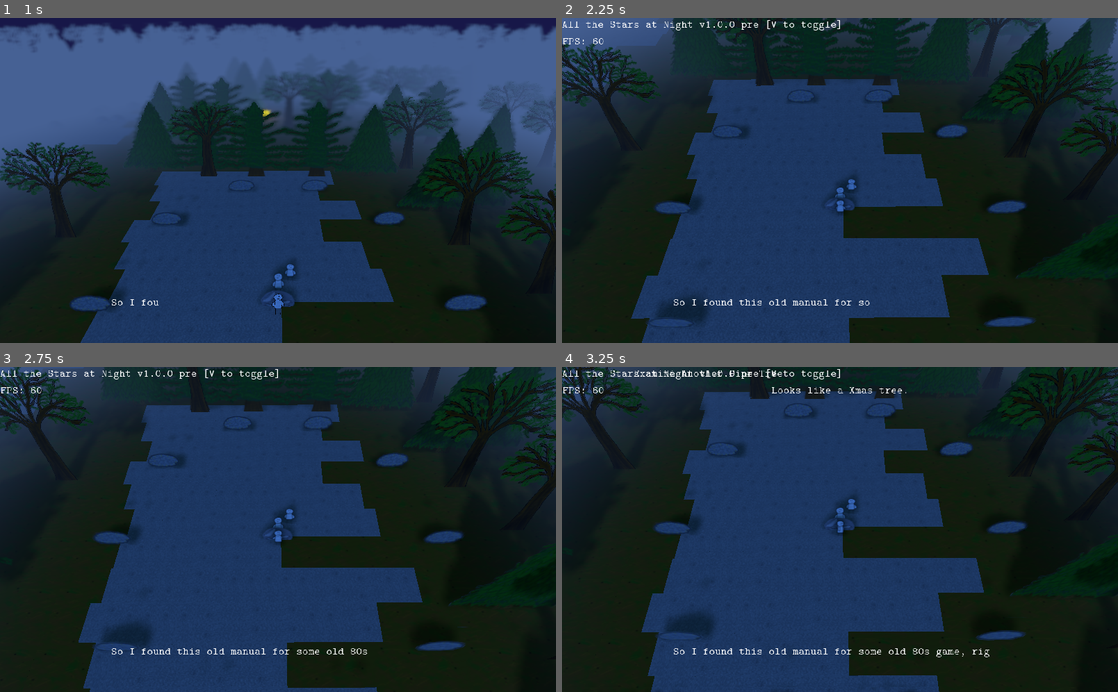
Above: before the commit, frames 1-4 (two rows, left to right).
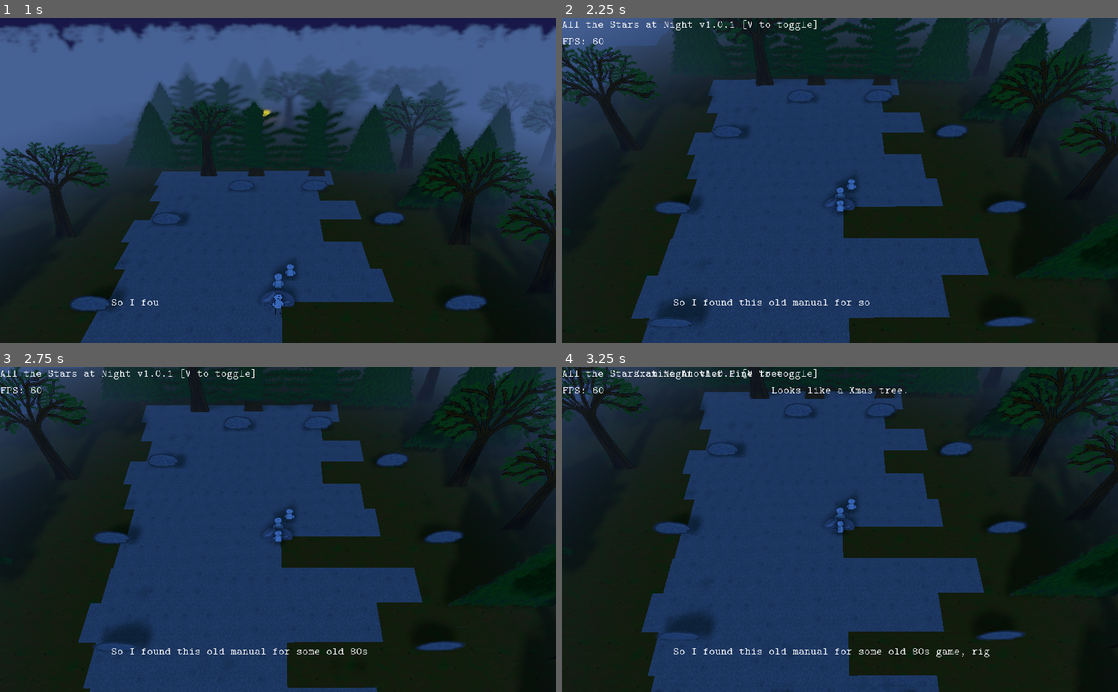
Above: after the commit, the same moments.

Repository: Schoperation/AllTheStarsAtNight
Game: Godot game, scene res://world/World.tscn
Two runs of this game, one before a commit and one after it. Both use one fixed random seed, a clock stepped at 60 frames per second and the inputs below.
Inputs (mouse positions are in pixels of both pictures, inside the frame that each line leads up to):
- Up to frame 1 (1 s): click "Play" at 0.5 s
- Up to frame 2 (2.25 s): move the mouse to (962, 164) at 1.27 s; press the mouse at (962, 164) at 1.28 s; hold D (move_right) 1.28-2.03 s; move the mouse to (728, 196) at 2.02 s; release the mouse at (728, 196) at 2.03 s; hold S (move_down) from 2.03 s (still down); tap V (show_version) at 2.1 s
- Up to frame 3 (2.75 s): keep holding S (move_down)
- Up to frame 4 (3.25 s): move the mouse to (706, 383) at 2.77 s; release S (move_down) at 2.78 s; hold D (move_right) from 2.78 s (still down); tap Mouse wheel up (zoom_in) at 2.85 s; click (706, 383) at 2.92 s

Frame 1 is identical in both runs. In frame 2, 0.2% of the frame differs, in the area x 30-50%, y 0-4%; in frame 3, 0.2%; in frame 4, 0.2%.

Commit message:
Changed some debug stuff

Diff:
--- a/player/Player.tscn
+++ b/player/Player.tscn
@@ -77,5 +77,5 @@
 alpha_cut = 2
 frames = SubResource( 4 )
 animation = "idle_front"
-frame = 3
+frame = 1
 playing = true
--- a/ui/MapControls.gd
+++ b/ui/MapControls.gd
@@ -77,6 +77,7 @@
 	# This is for changing the fog as one gets closer to the border of the map.
 	# Default begin = 54, end = 180
 
+
 func changeCameraPos():
 	# Follow a parabola
 	var parabolaZ = 0.5 * (t + 1.5)
--- a/ui/Version.gd
+++ b/ui/Version.gd
@@ -3,7 +3,7 @@
 # Version
 var gameName = "All the Stars at Night"
 var desc = "Explore an in-depth forest with an in-depth duo"
-var version = "1.0.0 pre"
+var version = "1.0.1"
 
 var isShown = false
 
Not shown, changed: assets/people/follower/follower_idle_front_1.xcf
